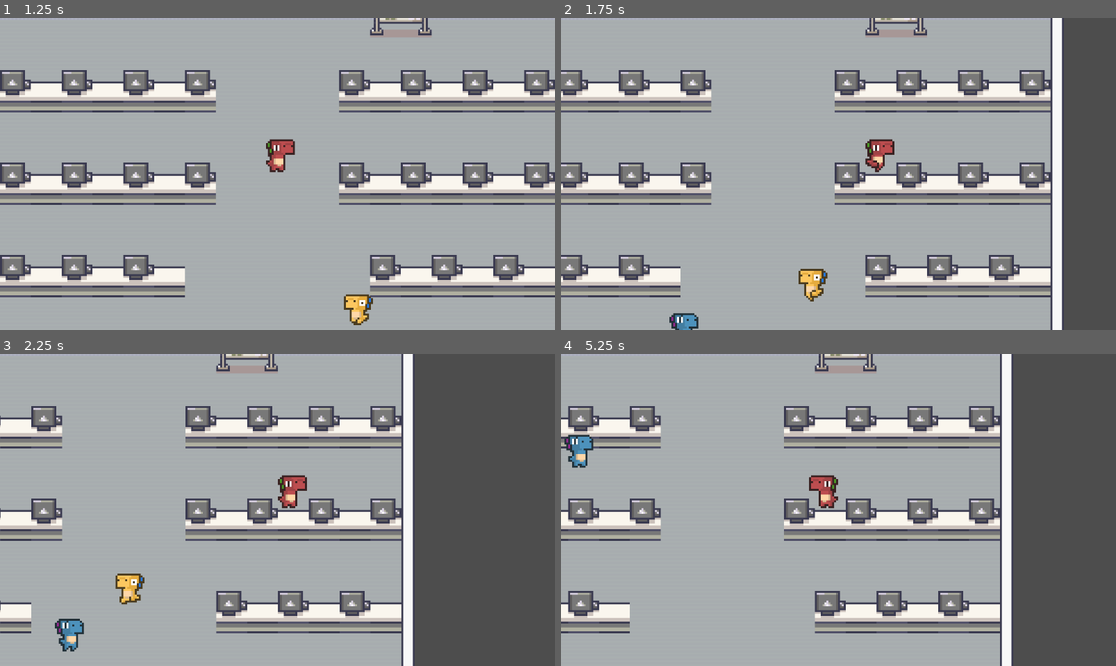
Above: before the commit, frames 1-4 (two rows, left to right).
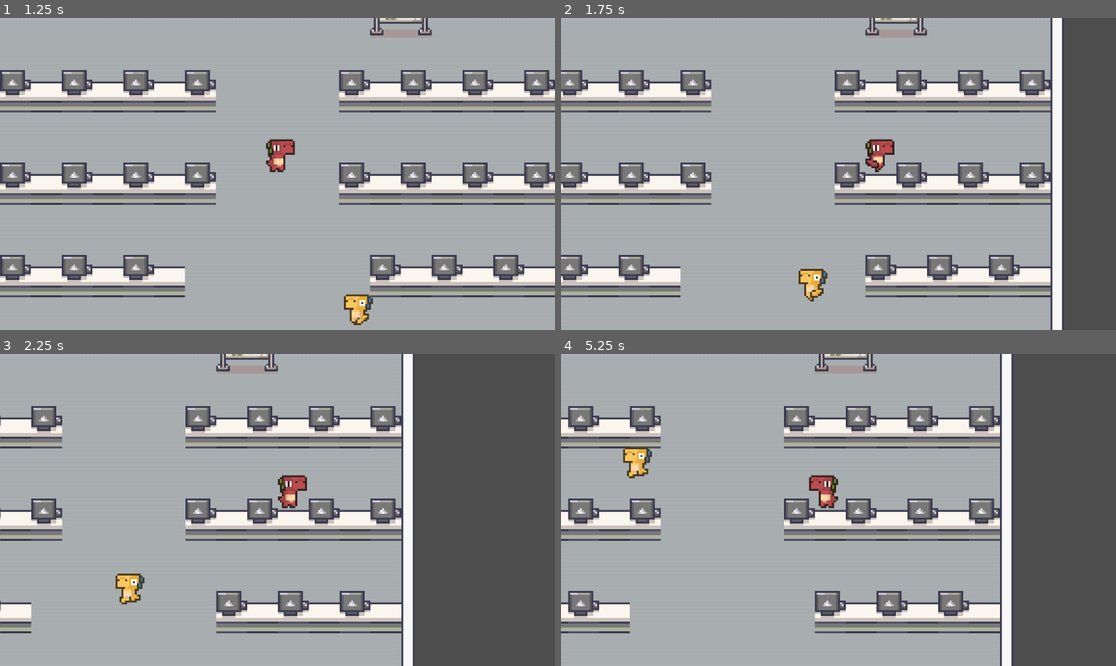
Above: after the commit, the same moments.

Repository: Raikosuu/Full-Tech-Panic_Public
Game: Godot game, scene res://scenes/main_menu.tscn
Same seed, same stepped clock (60 frames per second), same inputs: the game is played once before the commit and once after it.
Inputs (mouse positions are in pixels of both pictures, inside the frame that each line leads up to):
- Up to frame 1 (1.25 s): click "Play" at 0.5 s
- Up to frame 2 (1.75 s): move the mouse to (960, 158) at 1.27 s; hold D (move_right) from 1.28 s (still down); click (960, 158) at 1.42 s
- Up to frame 3 (2.25 s): release D (move_right) at 2 s; drag from (166, 525) to (249, 572) at 2.02 s
- Up to frame 4 (5.25 s): move the mouse to (894, 441) at 2.77 s; hold D (move_right) 2.78-3.5 s; drag from (810, 572) to (672, 463) at 3.52 s; move the mouse to (1005, 556) at 4.27 s; hold A (move_left) 4.28-5 s; drag from (672, 463) to (755, 432) at 5.02 s

Frame 1 is identical in both runs. In frame 2, 0.3% of the frame differs, in the area x 19-25%, y 94-100%; in frame 3, 0.4%; in frame 4, 0.8%, in the area x 0-17%, y 25-40%.

Commit message:
removed npc
removed old npc

Diff:
--- a/scenes/game_scene.tscn
+++ b/scenes/game_scene.tscn
@@ -1,9 +1,8 @@
-[gd_scene load_steps=12 format=4 uid="uid://b0nvcgpoypl62"]
+[gd_scene load_steps=11 format=4 uid="uid://b0nvcgpoypl62"]
 
 [ext_resource type="PackedScene" uid="uid://demqpuvfguk8d" path="res://scenes/player.tscn" id="1_w5aja"]
 [ext_resource type="Texture2D" uid="uid://vgq806bcs4q" path="res://assets/Modern tiles_Free/Interiors_free/16x16/Interiors_free_16x16.png" id="1_ycayy"]
 [ext_resource type="Texture2D" uid="uid://bxnkyr5imokua" path="res://assets/Modern tiles_Free/Interiors_free/16x16/Room_Builder_free_16x16.png" id="2_bw6k5"]
-[ext_resource type="PackedScene" path="res://scenes/npc.tscn" id="4_bw6k5"]
 [ext_resource type="PackedScene" uid="uid://2ueng3iip43a" path="res://scenes/npc_1.tscn" id="5_y3j0m"]
 
 [sub_resource type="TileSetAtlasSource" id="TileSetAtlasSource_rurhu"]
@@ -2555,15 +2554,7 @@
 zoom = Vector2(4, 4)
 position_smoothing_enabled = true
 
-[node name="npc" parent="." instance=ExtResource("4_bw6k5")]
-position = Vector2(-95, 105)
-
 [node name="NPC1" parent="." instance=ExtResource("5_y3j0m")]
 position = Vector2(76, 104)
 
-[node name="PathFollow2D" parent="NPC1/Path2D" index="0"]
-position = Vector2(-7, -7)
-rotation = -2.6779451
-
-[editable path="npc"]
 [editable path="NPC1"]
